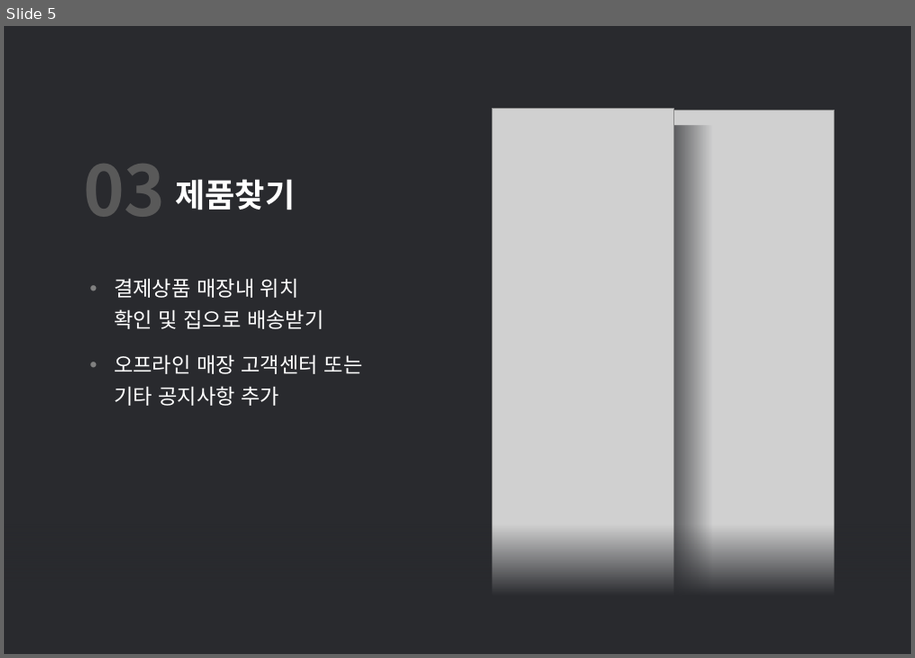
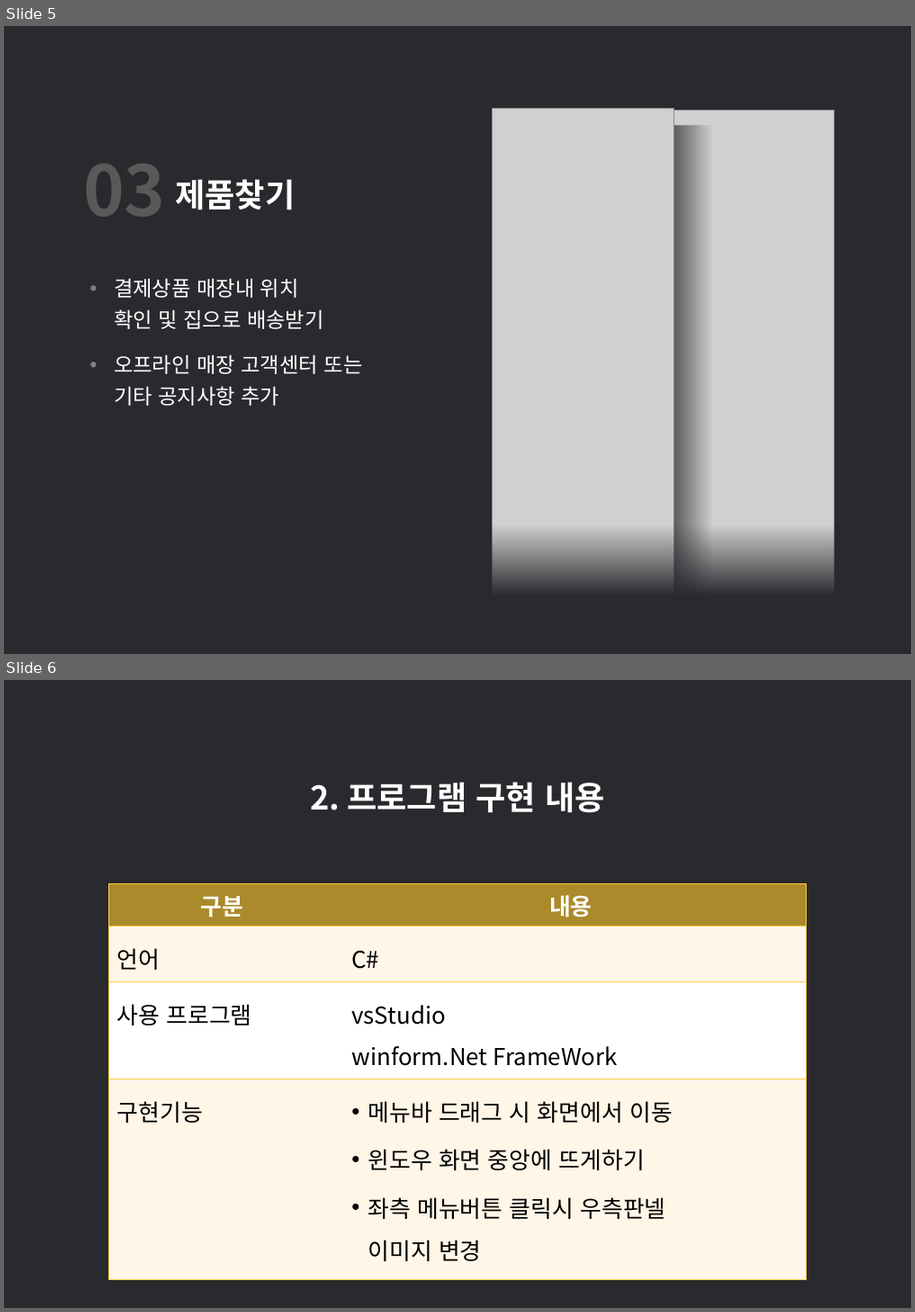
Before and after one commit to jhy0409/jhy0409, a slide deck: 2 vsStudio_P/Reports/201215_EmartIbgu_Kiosk/ppt/이마트 식품코너 입구 키오스크.pptx. Shown one above the other, each under a label of ours: slide 5 before the commit, slides 5 and 6 after it. The pictures are 915x658 and 915x1312 pixels, drawn with LibreOffice and Linux fonts; fonts in the diff are those of the drawing; grey boxes stand for pictures. Boxes give left, top, right and bottom in pixels: in the first picture for what was removed or moved away, otherwise in the second. Text is boxed around its words. In the diff, an @@ line names an element or a change of style, - is before the commit and + after.

```diff
--- a/2 vsStudio_P/Reports/201215_EmartIbgu_Kiosk/ppt/이마트 식품코너 입구 키오스크.pptx
+++ b/2 vsStudio_P/Reports/201215_EmartIbgu_Kiosk/ppt/이마트 식품코너 입구 키오스크.pptx
@@ slide 6 added at [4,680,911,1308], background #292A2E @@
@@ text added at [310,782,605,813], 28 pt, text #FFFFFF, bold @@
+2. 프로그램 구현 내용
@@ table added at [108,884,808,1265], 4 rows, 2 columns @@
+구분 | 내용
+언어 | C#
+사용 프로그램 | vsStudio winform.Net FrameWork
+구현기능 | 메뉴바 드래그 시 화면에서 이동 / 윈도우 화면 중앙에 뜨게하기 / 좌측 메뉴버튼 클릭시 우측판넬 이미지 변경
```
Also in this commit, not shown: 3 other slides added, 18 other files.
